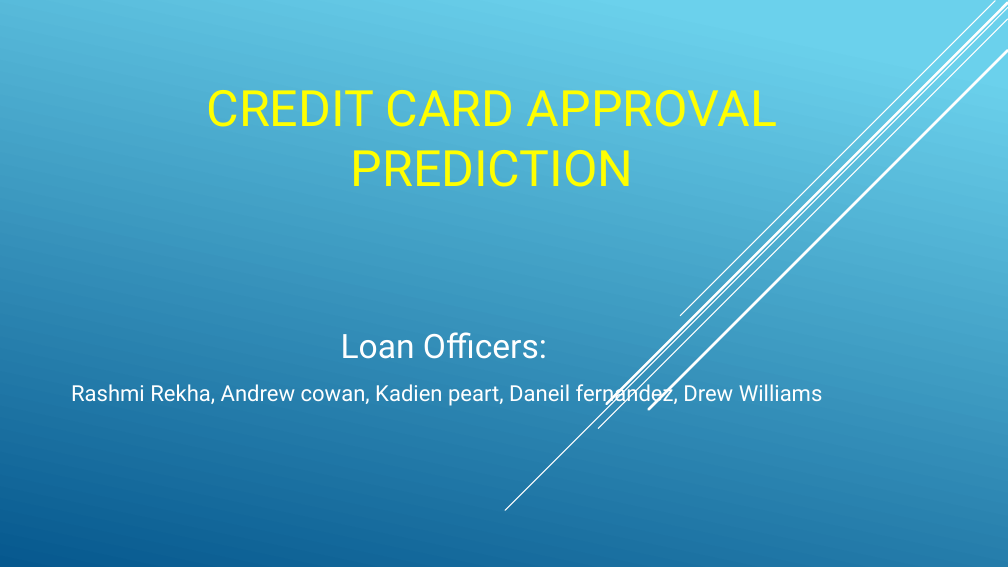
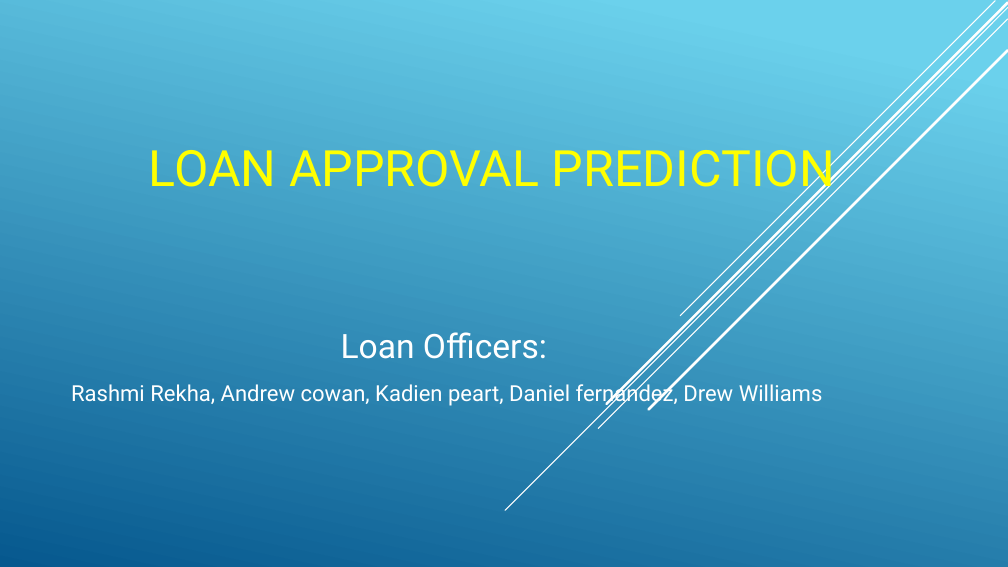
Before and after one commit to rashmirekha27/Loan_Officers, a slide deck: slide 1 of Project4_presentation.pptx. Drawn at 1008x567 pixels with LibreOffice and Linux fonts; fonts in the diff are those of the drawing; background and template pictures are left out. Boxes give left, top, right and bottom in pixels: in the first picture for what was removed or moved away, otherwise in the second. Text is boxed around its words. In the diff, an @@ line names an element or a change of style, - is before the commit and + after.

```diff
--- a/Project4_presentation.pptx
+++ b/Project4_presentation.pptx
@@ title at (149, 150, 835, 198): text changed @@
-CREDIT CARD APPROVAL PREDICTION
+LOAN APPROVAL PREDICTION
@@ subtitle at (71, 381, 823, 408): text changed @@
-Rashmi Rekha, Andrew cowan, Kadien peart, Daneil fernandez, Drew Williams
+Rashmi Rekha, Andrew cowan, Kadien peart, Daniel fernandez, Drew Williams
```
Also in this commit, not shown: 5 other slides changed, 7 slides added, 5 slides removed, 2 other files.
